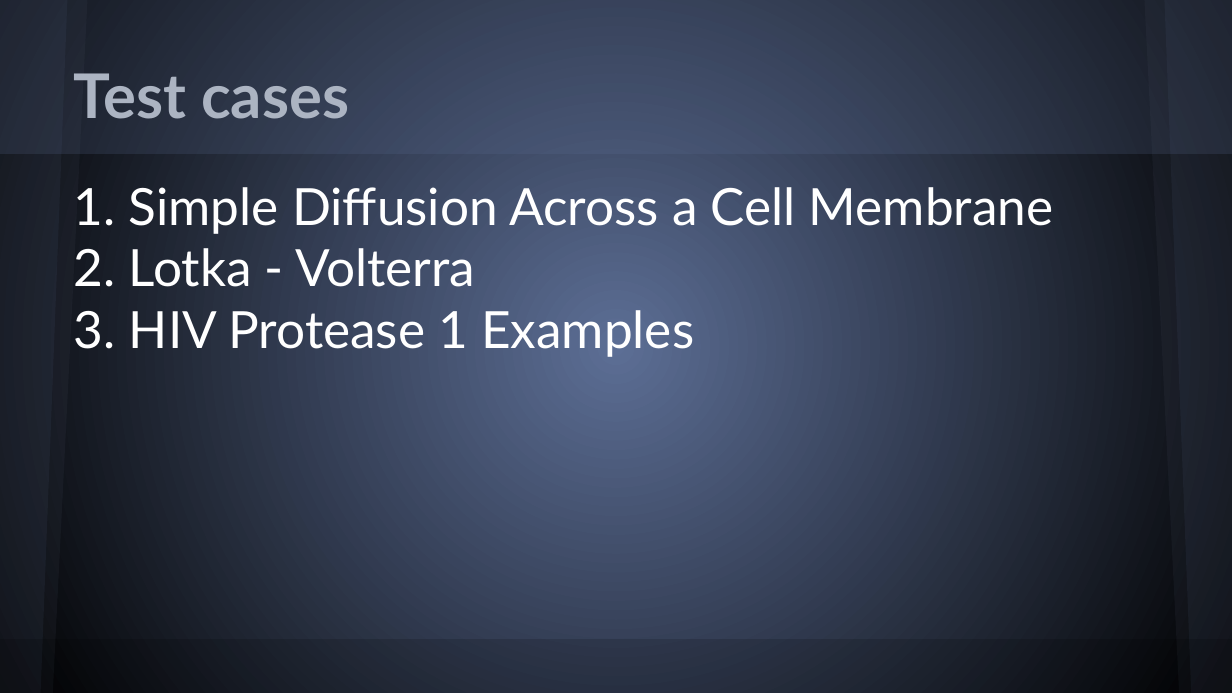
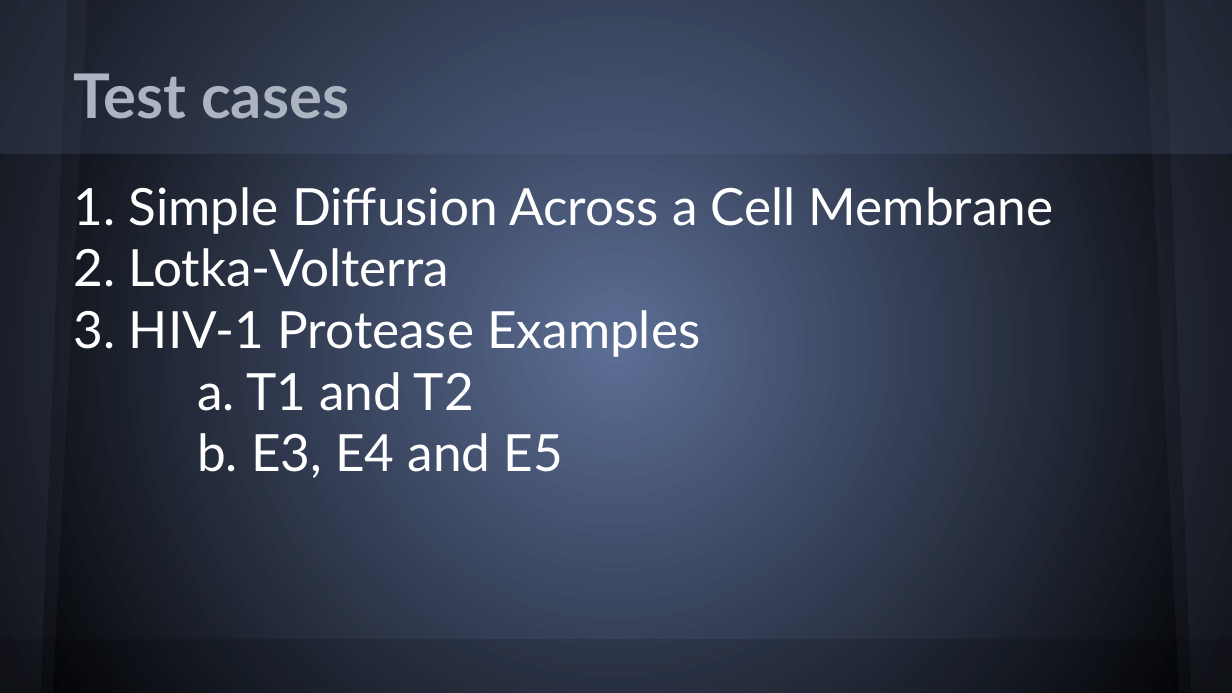
Before and after one commit to PGSSCompBio14/Stochastic-Simulator-Project, a slide deck: slide 10 of powerpoint/BOSSppt.pptx. Drawn at 1232x693 pixels with LibreOffice and Linux fonts; fonts in the diff are those of the drawing. Boxes give left, top, right and bottom in pixels: in the first picture for what was removed or moved away, otherwise in the second. Text is boxed around its words. In the diff, an @@ line names an element or a change of style, - is before the commit and + after.

```diff
--- a/powerpoint/BOSSppt.pptx
+++ b/powerpoint/BOSSppt.pptx
@@ text at (74, 242, 700, 478): text changed @@
-2. Lotka - Volterra
-3. HIV Protease 1 Examples
+2. Lotka-Volterra
+3. HIV-1 Protease Examples
+a. T1 and T2
+b. E3, E4 and E5
```
Also in this commit, not shown: 6 other slides changed, 16 slides added, 7 slides removed.
